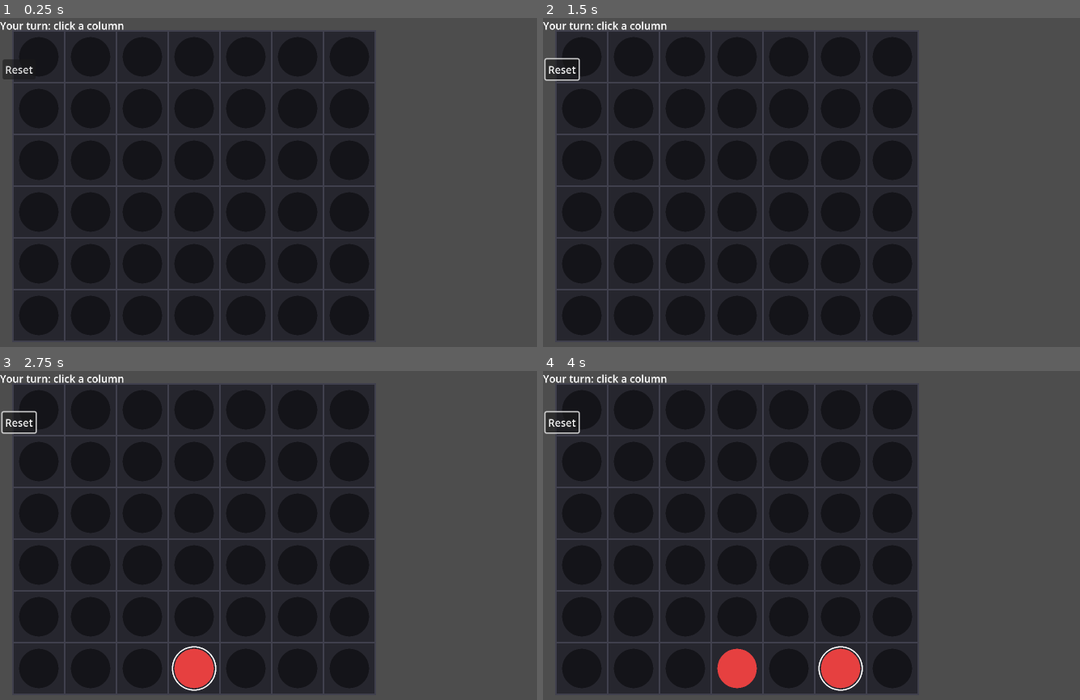
Above: before the commit, frames 1-4 (two rows, left to right).
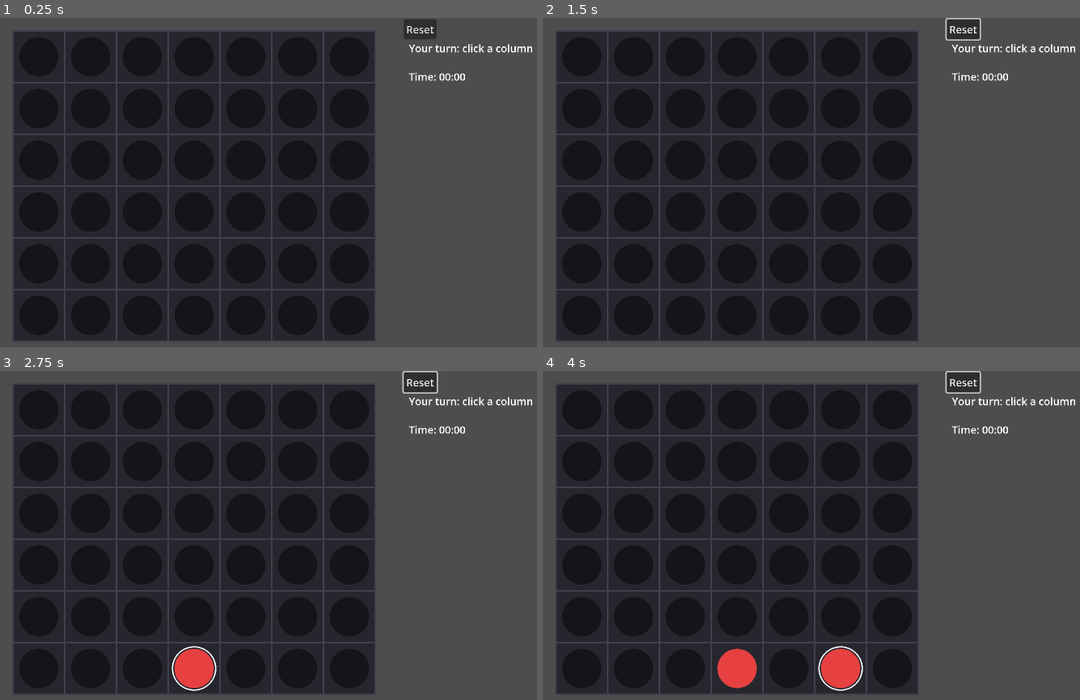
Above: after the commit, the same moments.

Repository: bharper9/CSC-492-Senior-Proj
Game: Godot game, scene res://Scenes/Board.tscn
The game is run twice, just before and just after one commit, with the same random seed, the same clock (stepped at 60 frames per second) and the same inputs. The project has no main scene, so this scene is started directly.
Inputs (mouse positions are in pixels of both pictures, inside the frame that each line leads up to):
- Up to frame 1 (0.25 s): no input
- Up to frame 2 (1.5 s): click "Reset" at 0.5 s; move the mouse to (1010, 182) at 1.27 s; click (1010, 182) at 1.42 s
- Up to frame 3 (2.75 s): move the mouse to (193, 571) at 2.02 s; click (193, 571) at 2.17 s
- Up to frame 4 (4 s): move the mouse to (929, 472) at 2.77 s; click (929, 472) at 2.92 s; move the mouse to (832, 624) at 3.52 s; click (832, 624) at 3.67 s

The runs differ from the first frame. In frame 1, 1.1% of the frame differs, in the area x 0-100%, y 0-20%; in frame 2, 1.3%; in frame 3, 1.3%; in frame 4, 1.3%.
Error after the commit: Cannot call method 'start' on a null value. (res://Scenes/board.gd:48)

Commit message:
Timer added

Diff:
--- a/Scenes/Board.tscn
+++ b/Scenes/Board.tscn
@@ -10,14 +10,26 @@
 script = ExtResource("2_37q8m")
 
 [node name="StatusLabel" type="Label" parent="."]
-offset_right = 40.0
-offset_bottom = 23.0
+offset_left = 632.0
+offset_top = 35.0
+offset_right = 672.0
+offset_bottom = 58.0
 
 [node name="ResetButton" type="Button" parent="."]
-offset_left = 4.0
-offset_top = 64.0
-offset_right = 55.0
-offset_bottom = 95.0
+offset_left = 624.0
+offset_top = 2.0
+offset_right = 675.0
+offset_bottom = 33.0
 text = "Reset"
 
+[node name="TimerLabel" type="Label" parent="."]
+offset_left = 632.0
+offset_top = 79.0
+offset_right = 672.0
+offset_bottom = 102.0
+text = "Time: 00:00"
+
+[node name="GameTimer" type="Timer" parent="TimerLabel"]
+
 [connection signal="pressed" from="ResetButton" to="." method="_on_reset_button_pressed"]
+[connection signal="timeout" from="TimerLabel/GameTimer" to="." method="_on_game_timer_timeout"]
--- a/Scenes/board.gd
+++ b/Scenes/board.gd
@@ -9,6 +9,11 @@
 @onready var board_view: Node2D = $BoardView
 @onready var status_label: Label = $StatusLabel
 @onready var reset_button: Button = $ResetButton
+@onready var timer_label: Label = $TimerLabel
+@onready var game_timer: Timer = $GameTimer
+
+var elapsed_seconds: int = 0
+
 
 var board: Array = []               # board[row][col]
 var current_player: int = HUMAN
@@ -38,6 +43,10 @@
 	board_view.call("set_board", board)
 	board_view.call("set_last_move", last_move_row, last_move_col)
 	board_view.queue_redraw()
+	elapsed_seconds = 0
+	update_timer_label()
+	game_timer.start()
+
 
 func _unhandled_input(event: InputEvent) -> void:
 	if game_over:
@@ -64,11 +73,16 @@
 	# Check end conditions
 	if check_win(drop_row, col, HUMAN):
 		game_over = true
-		status_label.text = "You win! 🎉"
+		game_timer.stop()
+		print("Game duration (seconds): ", elapsed_seconds)
+		status_label.text = "You win!"
 		return
+
 
 	if check_draw():
 		game_over = true
+		game_timer.stop()
+		print("Game duration (seconds): ", elapsed_seconds)
 		status_label.text = "Draw."
 		return
 
@@ -129,3 +143,13 @@
 
 func _on_reset_button_pressed() -> void:
 	reset_game()
+
+
+func _on_game_timer_timeout() -> void:
+	elapsed_seconds += 1
+	update_timer_label()
+
+func update_timer_label() -> void:
+	var minutes := elapsed_seconds / 60
+	var seconds := elapsed_seconds % 60
+	timer_label.text = "Time: %02d:%02d" % [minutes, seconds]
